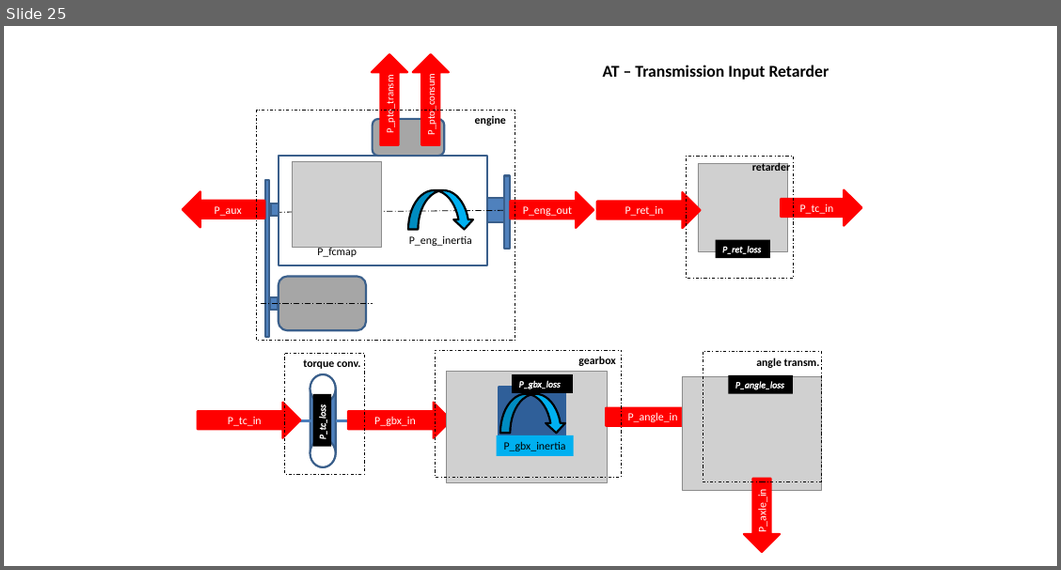
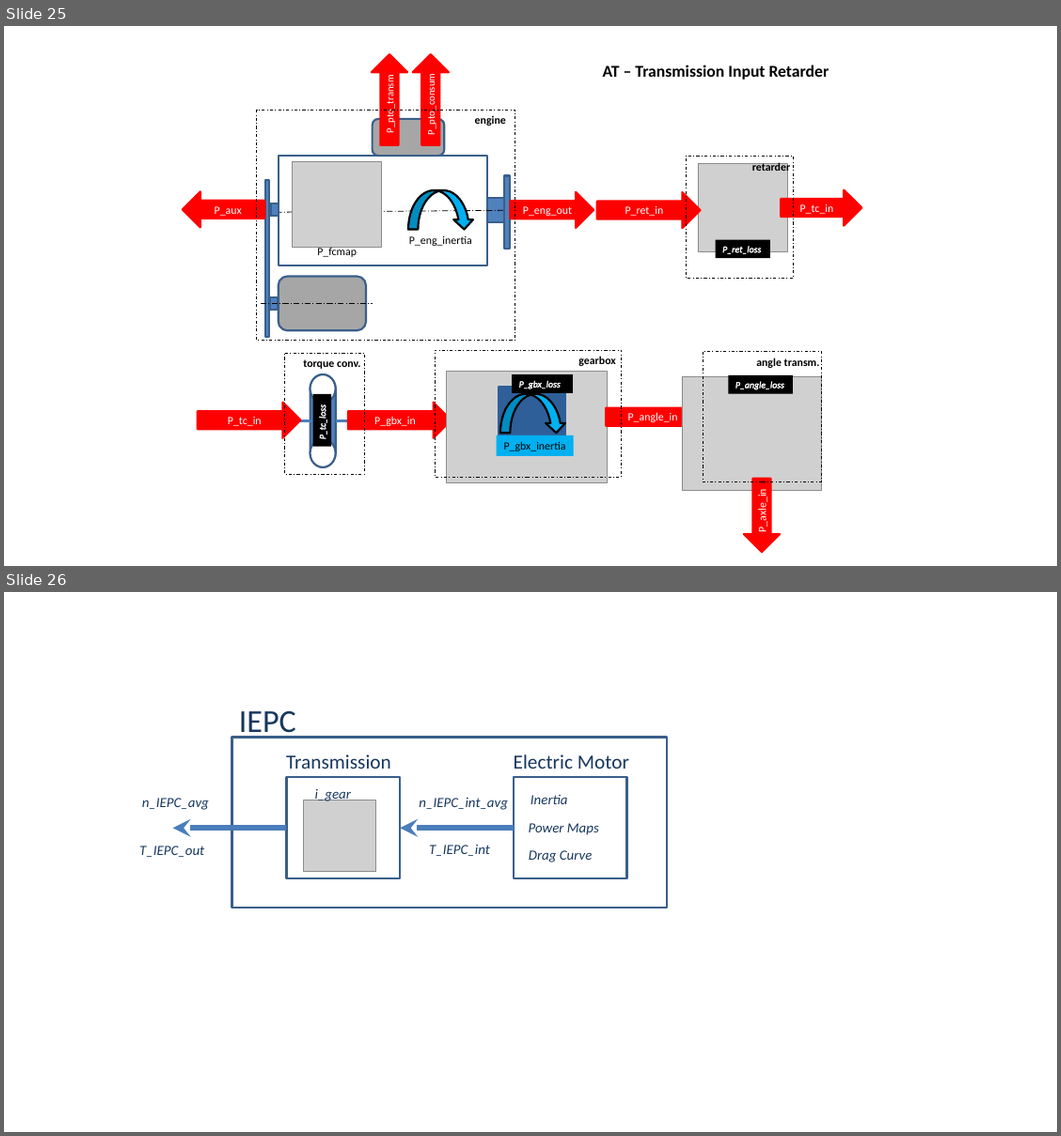
Before and after one commit to tanawadeatharva/BharatVECTO, a slide deck: Documentation/User Manual Source/material User Manual.pptx. Shown one above the other, each under a label of ours: slide 25 before the commit, slides 25 and 26 after it. The pictures are 1061x570 and 1061x1136 pixels, drawn with LibreOffice and Linux fonts; fonts in the diff are those of the drawing; grey boxes stand for pictures. Boxes give left, top, right and bottom in pixels: in the first picture for what was removed or moved away, otherwise in the second. Text is boxed around its words. In the diff, an @@ line names an element or a change of style, - is before the commit and + after.

Commit message:
adding sketch for IECP VECTO model

```diff
--- a/Documentation/User Manual Source/material User Manual.pptx
+++ b/Documentation/User Manual Source/material User Manual.pptx
@@ slide 26 added at <box>4,592,1057,1132</box>, background #FFFFFF @@
@@ text added at <box>239,711,296,739</box>, 32 pt, text #17375E @@
+IEPC
@@ rectangle added at <box>231,738,667,908</box>, outline #3A5F8C 2.25 pt @@
@@ text added at <box>286,755,391,769</box>, 20 pt, text #17375E @@
+Transmission
@@ text added at <box>513,755,629,769</box>, 20 pt, text #17375E @@
+Electric Motor
@@ rectangle added at <box>287,777,400,879</box>, outline #3A5F8C 2.25 pt @@
@@ rectangle added at <box>513,777,626,879</box>, outline #3A5F8C 2.25 pt @@
@@ text added at <box>142,798,209,810</box>, 14 pt, text #17375E, italic @@
+n_IEPC_avg
@@ picture added at <box>303,800,375,871</box> @@
@@ text added at <box>315,789,351,804</box>, 14 pt, text #17375E, italic @@
+i_gear
@@ text added at <box>419,798,507,810</box>, 14 pt, text #17375E, italic @@
+n_IEPC_int_avg
@@ text added at <box>530,795,568,804</box>, 14 pt, text #17375E, italic @@
+Inertia
@@ arrow added from (287, 828) to (172, 828), #4B7EBC 6 pt @@
@@ arrow added from (513, 828) to (400, 828), #4B7EBC 6 pt @@
@@ text added at <box>429,845,490,856</box>, 14 pt, text #17375E, italic @@
+T_IEPC_int
@@ text added at <box>529,823,599,835</box>, 14 pt, text #17375E, italic @@
+Power Maps
@@ text added at <box>139,846,204,857</box>, 14 pt, text #17375E, italic @@
+T_IEPC_out
@@ text added at <box>529,850,592,863</box>, 14 pt, text #17375E, italic @@
+Drag Curve
```
